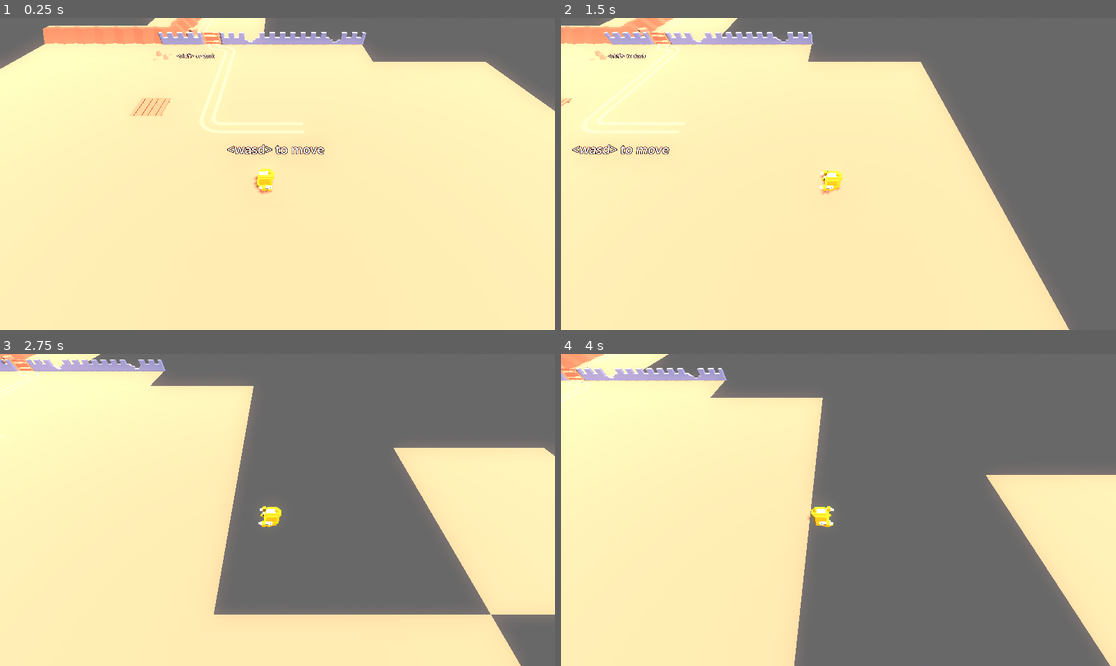
Above: before the commit, frames 1-4 (two rows, left to right).
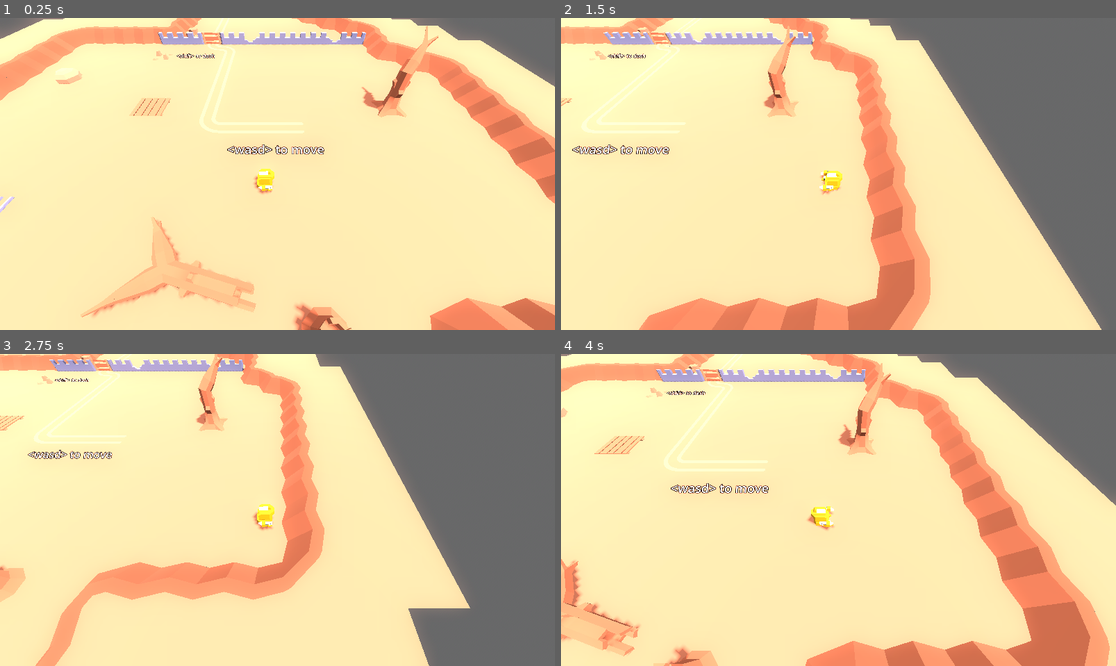
Above: after the commit, the same moments.

Repository: DreadBoy/children-of-the-parapet
Game: Godot game, scene res://scenes/test_scene.tscn
Two runs of this game, one before a commit and one after it. Both use one fixed random seed, a clock stepped at 60 frames per second and the inputs below.
Inputs:
- Up to frame 1 (0.25 s): no input
- Up to frame 2 (1.5 s): tap Enter at 0.5 s; hold D (move_right) 0.53-1.28 s; hold Shift (dash) 0.53-1.28 s; hold S (move_down) from 1.28 s (still down); tap Shift (dash) at 1.35 s
- Up to frame 3 (2.75 s): release S (move_down) at 2.03 s; hold D (move_right) from 2.03 s (still down); hold Shift (dash) from 2.03 s (still down)
- Up to frame 4 (4 s): release D (move_right) at 2.78 s; release Shift (dash) at 2.78 s; hold W (move_up) 2.78-3.53 s; tap Shift (dash) at 2.85 s; hold A (move_left) from 3.53 s (still down); hold Shift (dash) from 3.53 s (still down)

The runs differ from the first frame. In frame 1, 16% of the frame differs, in the area x 0-100%, y 0-100%; in frame 2, 17%; in frame 3, 46%; in frame 4, 50%.

Commit message:
Expand starting scene into final shape

Diff:
--- a/scenes/test_scene.tscn
+++ b/scenes/test_scene.tscn
@@ -24,7 +24,7 @@
 size = Vector3(100, 1, 100)
 
 [sub_resource type="BoxShape3D" id="BoxShape3D_wgklm"]
-size = Vector3(6, 1, 7)
+size = Vector3(9, 1, 7)
 
 [sub_resource type="BoxShape3D" id="BoxShape3D_mpbq2"]
 size = Vector3(0.75, 1, 0.75)
@@ -37,6 +37,68 @@
 
 [sub_resource type="BoxShape3D" id="BoxShape3D_mb6uk"]
 size = Vector3(0.15, 1, 2)
+
+[sub_resource type="CylinderShape3D" id="CylinderShape3D_tyss0"]
+radius = 0.25
+
+[sub_resource type="BoxShape3D" id="BoxShape3D_76bx5"]
+size = Vector3(0.3, 0.3, 0.6)
+
+[sub_resource type="CylinderShape3D" id="CylinderShape3D_1435k"]
+radius = 0.4
+
+[sub_resource type="CylinderShape3D" id="CylinderShape3D_05cu6"]
+radius = 0.25
+
+[sub_resource type="CylinderShape3D" id="CylinderShape3D_ewt2r"]
+radius = 0.4
+
+[sub_resource type="BoxShape3D" id="BoxShape3D_x5ulh"]
+size = Vector3(0.4, 1, 0.6)
+
+[sub_resource type="CylinderShape3D" id="CylinderShape3D_blouh"]
+height = 1.7
+radius = 0.25
+
+[sub_resource type="CylinderShape3D" id="CylinderShape3D_jm2kp"]
+height = 1.0
+radius = 0.15
+
+[sub_resource type="CylinderShape3D" id="CylinderShape3D_kf4dr"]
+height = 1.0
+radius = 0.15
+
+[sub_resource type="BoxShape3D" id="BoxShape3D_ohsav"]
+size = Vector3(9, 1, 1)
+
+[sub_resource type="BoxShape3D" id="BoxShape3D_n7021"]
+size = Vector3(4, 1, 1)
+
+[sub_resource type="BoxShape3D" id="BoxShape3D_wrn48"]
+size = Vector3(1, 1, 13)
+
+[sub_resource type="BoxShape3D" id="BoxShape3D_20pox"]
+size = Vector3(3, 1, 1)
+
+[sub_resource type="BoxShape3D" id="BoxShape3D_yhboy"]
+size = Vector3(1, 1, 5)
+
+[sub_resource type="BoxShape3D" id="BoxShape3D_2iuba"]
+size = Vector3(9, 1, 1)
+
+[sub_resource type="BoxShape3D" id="BoxShape3D_h50i4"]
+
+[sub_resource type="BoxShape3D" id="BoxShape3D_lcv8v"]
+size = Vector3(3, 1, 1)
+
+[sub_resource type="BoxShape3D" id="BoxShape3D_r3d86"]
+size = Vector3(9, 1, 1)
+
+[sub_resource type="BoxShape3D" id="BoxShape3D_gixbk"]
+size = Vector3(3, 1, 1)
+
+[sub_resource type="BoxShape3D" id="BoxShape3D_jun1y"]
+size = Vector3(0.4, 1, 1)
 
 [node name="Main" type="Node"]
 
@@ -58,7 +120,7 @@
 shape = SubResource("BoxShape3D_mtdnx")
 
 [node name="CollisionShape3D2" type="CollisionShape3D" parent="terrain"]
-transform = Transform3D(1, 0, 0, 0, 1, 0, 0, 0, 1, -4.5, 0, 4)
+transform = Transform3D(1, 0, 0, 0, 1, 0, 0, 0, 1, -6, 0, 4)
 shape = SubResource("BoxShape3D_wgklm")
 
 [node name="CollisionShape3D4" type="CollisionShape3D" parent="terrain"]
@@ -76,6 +138,90 @@
 [node name="CollisionShape3D3" type="CollisionShape3D" parent="terrain"]
 transform = Transform3D(1, 0, 0, 0, 1, 0, 0, 0, 1, -1.5, 0, 0.5)
 shape = SubResource("BoxShape3D_mb6uk")
+
+[node name="CollisionShape3D6" type="CollisionShape3D" parent="terrain"]
+transform = Transform3D(1, 0, 0, 0, 1, 0, 0, 0, 1, 10, 0, -5)
+shape = SubResource("CylinderShape3D_tyss0")
+
+[node name="CollisionShape3D7" type="CollisionShape3D" parent="terrain"]
+transform = Transform3D(1, 0, 0, 0, 1, 0, 0, 0, 1, 11, 0.15, 0)
+shape = SubResource("BoxShape3D_76bx5")
+
+[node name="CollisionShape3D8" type="CollisionShape3D" parent="terrain"]
+transform = Transform3D(1, 0, 0, 0, 1, 0, 0, 0, 1, 2, 0, 4)
+shape = SubResource("CylinderShape3D_1435k")
+
+[node name="CollisionShape3D9" type="CollisionShape3D" parent="terrain"]
+transform = Transform3D(1, 0, 0, 0, 1, 0, 0, 0, 1, 4, 0, -8)
+shape = SubResource("CylinderShape3D_05cu6")
+
+[node name="CollisionShape3D10" type="CollisionShape3D" parent="terrain"]
+transform = Transform3D(1, 0, 0, 0, 1, 0, 0, 0, 1, 9, 0, 4)
+shape = SubResource("CylinderShape3D_ewt2r")
+
+[node name="CollisionShape3D11" type="CollisionShape3D" parent="terrain"]
+transform = Transform3D(1, 0, 0, 0, 1, 0, 0, 0, 1, 10, 0, 4)
+shape = SubResource("BoxShape3D_x5ulh")
+
+[node name="CollisionShape3D12" type="CollisionShape3D" parent="terrain"]
+transform = Transform3D(0.965926, 0.258819, 0, -2.98023e-08, -4.37114e-08, 1, 0.258819, -0.965926, -2.98023e-08, 9.28652, 0.166706, -3.0361)
+shape = SubResource("CylinderShape3D_blouh")
+
+[node name="CollisionShape3D13" type="CollisionShape3D" parent="terrain"]
+transform = Transform3D(0.5, -0.866025, 0, 2.58096e-08, 1.49012e-08, -1, 0.866025, 0.5, 2.98023e-08, 8.746, 0.169468, -2.11117)
+shape = SubResource("CylinderShape3D_jm2kp")
+
+[node name="CollisionShape3D14" type="CollisionShape3D" parent="terrain"]
+transform = Transform3D(0.866025, 0.5, 0, 2.18557e-08, -3.78552e-08, -1, -0.5, 0.866025, -4.37114e-08, 9.53899, 0.224101, -1.69641)
+shape = SubResource("CylinderShape3D_kf4dr")
+
+[node name="CollisionShape3D15" type="CollisionShape3D" parent="terrain"]
+transform = Transform3D(1, 0, 0, 0, 1, 0, 0, 0, 1, 3, 0, 6)
+shape = SubResource("BoxShape3D_ohsav")
+
+[node name="CollisionShape3D16" type="CollisionShape3D" parent="terrain"]
+transform = Transform3D(1, 0, 0, 0, 1, 0, 0, 0, 1, 9.5, 0, 5)
+shape = SubResource("BoxShape3D_n7021")
+
+[node name="CollisionShape3D17" type="CollisionShape3D" parent="terrain"]
+transform = Transform3D(1, 0, 0, 0, 1, 0, 0, 0, 1, 12, 0, -1)
+shape = SubResource("BoxShape3D_wrn48")
+
+[node name="CollisionShape3D18" type="CollisionShape3D" parent="terrain"]
+transform = Transform3D(1, 0, 0, 0, 1, 0, 0, 0, 1, 11, 0, -7)
+shape = SubResource("BoxShape3D_20pox")
+
+[node name="CollisionShape3D19" type="CollisionShape3D" parent="terrain"]
+transform = Transform3D(1, 0, 0, 0, 1, 0, 0, 0, 1, 10, 0, -10)
+shape = SubResource("BoxShape3D_yhboy")
+
+[node name="CollisionShape3D20" type="CollisionShape3D" parent="terrain"]
+transform = Transform3D(1, 0, 0, 0, 1, 0, 0, 0, 1, 5, 0, -11)
+shape = SubResource("BoxShape3D_2iuba")
+
+[node name="CollisionShape3D21" type="CollisionShape3D" parent="terrain"]
+transform = Transform3D(1, 0, 0, 0, 1, 0, 0, 0, 1, -1, 0, -9)
+shape = SubResource("BoxShape3D_h50i4")
+
+[node name="CollisionShape3D22" type="CollisionShape3D" parent="terrain"]
+transform = Transform3D(0.707107, 0, 0.707107, 0, 1, 0, -0.707107, 0, 0.707107, 0, 0, -9.82843)
+shape = SubResource("BoxShape3D_lcv8v")
+
+[node name="CollisionShape3D23" type="CollisionShape3D" parent="terrain"]
+transform = Transform3D(0.707107, 0, 0.707107, 0, 1, 0, -0.707107, 0, 0.707107, -4.94975, 0, -6.36396)
+shape = SubResource("BoxShape3D_r3d86")
+
+[node name="CollisionShape3D24" type="CollisionShape3D" parent="terrain"]
+transform = Transform3D(1, 0, 0, 0, 1, 0, 0, 0, 1, -9, 0, -3)
+shape = SubResource("BoxShape3D_gixbk")
+
+[node name="CollisionShape3D25" type="CollisionShape3D" parent="terrain"]
+transform = Transform3D(1, 0, 0, 0, 1, 0, 0, 0, 1, -10.5, 0, 0)
+shape = SubResource("BoxShape3D_jun1y")
+
+[node name="CollisionShape3D26" type="CollisionShape3D" parent="terrain"]
+transform = Transform3D(1, 0, 0, 0, 1, 0, 0, 0, 1, -10.5, 0, -2)
+shape = SubResource("BoxShape3D_jun1y")
 
 [node name="gate" parent="." instance=ExtResource("2_s2oed")]
 
Not shown: 1 places in scenes/test_scene.tscn that only renumber resources
Binary file changed: terrain/terrain.glb
Not shown, changed: models/terrain.model
